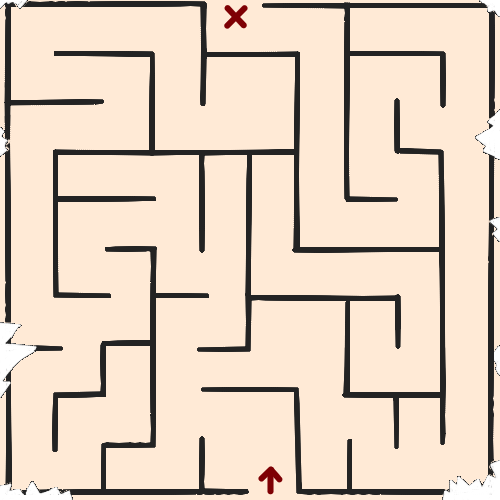
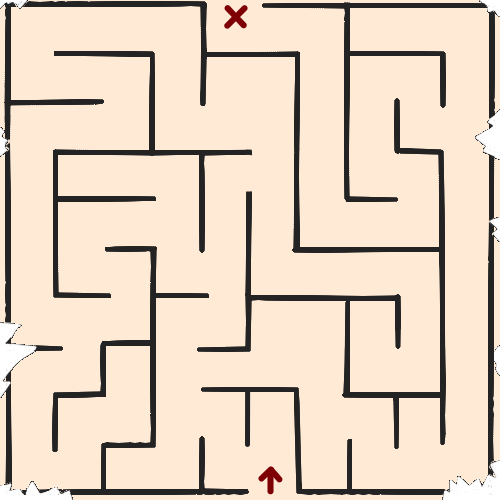
Comparing the layer stacks of the two 500px x 500px images. Changes:
painted on "Warstwa malowania 2" over [245, 147, 300, 447]
painted on "Warstwa malowania 1" over [245, 147, 300, 447]
painted on "Tło" over [245, 147, 300, 447]
